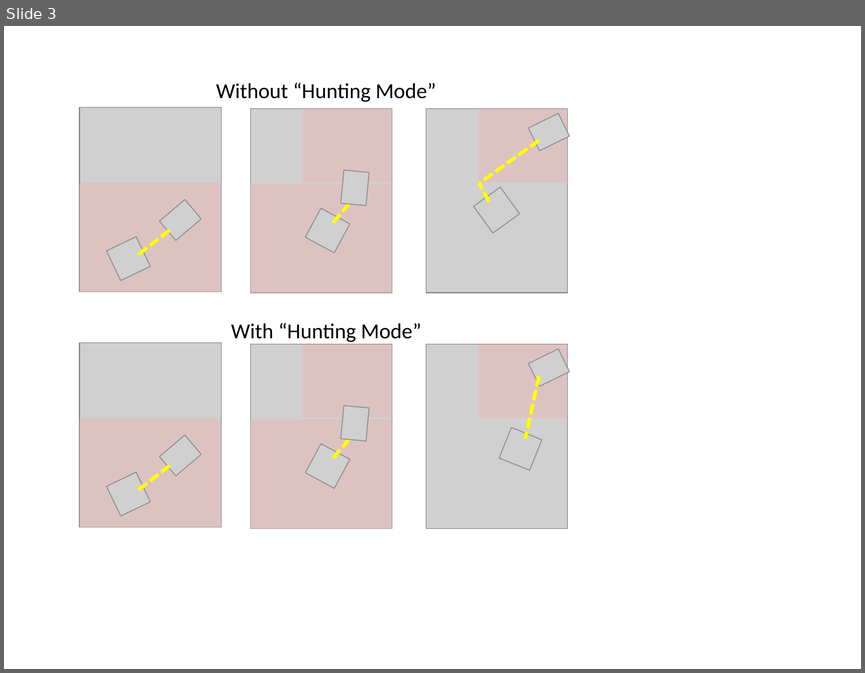
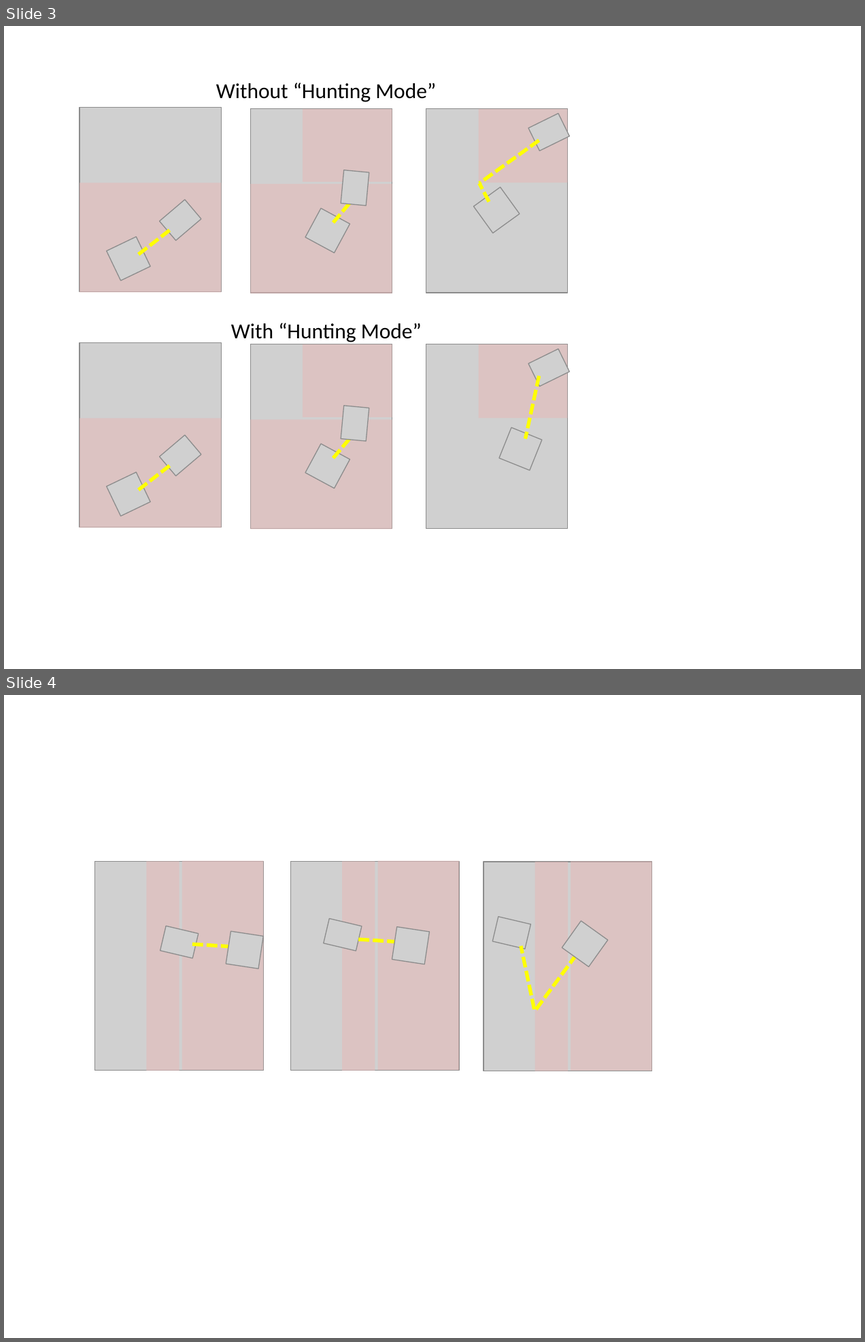
Before and after one commit to Bendername/sp802f15Report, a slide deck: figures/astar/raycast.pptx. Shown one above the other, each under a label of ours: slide 3 before the commit, slides 3 and 4 after it. The pictures are 865x673 and 865x1342 pixels, drawn with LibreOffice and Linux fonts; fonts in the diff are those of the drawing; grey boxes stand for pictures. Boxes give left, top, right and bottom in pixels: in the first picture for what was removed or moved away, otherwise in the second. Text is boxed around its words. In the diff, an @@ line names an element or a change of style, - is before the commit and + after.

```diff
--- a/figures/astar/raycast.pptx
+++ b/figures/astar/raycast.pptx
@@ slide 4 added at <box>4,695,861,1338</box>, background #FFFFFF @@
@@ picture added at <box>95,861,263,1070</box> @@
@@ rectangle added at <box>146,861,179,1070</box>, fill #E6B9B8 at 55% opacity @@
@@ rectangle added at <box>182,860,264,1070</box>, fill #E6B9B8 at 55% opacity @@
@@ picture added at <box>291,861,459,1070</box> @@
@@ rectangle added at <box>343,861,375,1070</box>, fill #E6B9B8 at 55% opacity @@
@@ rectangle added at <box>377,860,459,1070</box>, fill #E6B9B8 at 55% opacity @@
@@ picture added at <box>484,861,652,1070</box> @@
@@ rectangle added at <box>535,861,568,1070</box>, fill #E6B9B8 at 55% opacity @@
@@ rectangle added at <box>570,861,652,1070</box>, fill #E6B9B8 at 55% opacity @@
@@ picture added at <box>324,919,362,951</box> @@
@@ picture added at <box>492,916,531,949</box> @@
@@ picture added at <box>160,926,198,958</box> @@
@@ picture added at <box>226,931,263,968</box> @@
@@ line added from (359, 939) to (402, 942), #FFFF00 3 pt dashed @@
@@ picture added at <box>392,927,428,964</box> @@
@@ picture added at <box>562,921,608,966</box> @@
@@ line added from (192, 945) to (235, 947), #FFFF00 3 pt dashed @@
@@ line added from (534, 1009) to (521, 946), #FFFF00 3 pt dashed @@
@@ line added from (536, 1009) to (579, 951), #FFFF00 3 pt dashed @@
```
Also in this commit, not shown: 5 other files.
